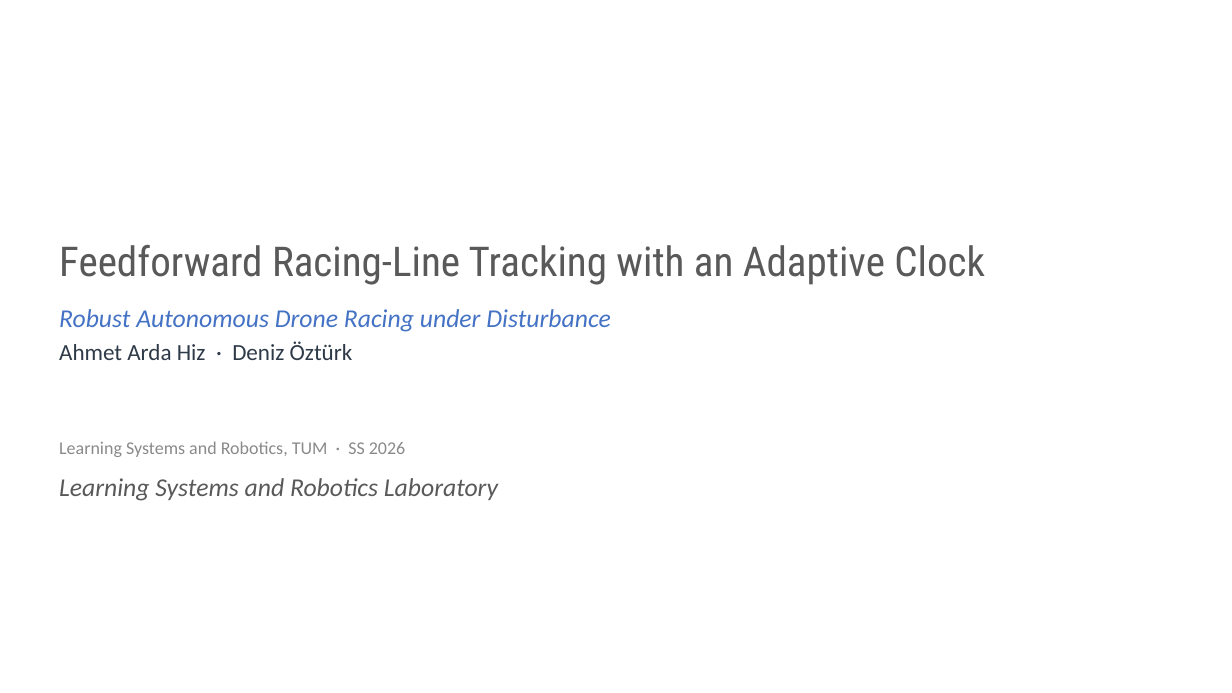
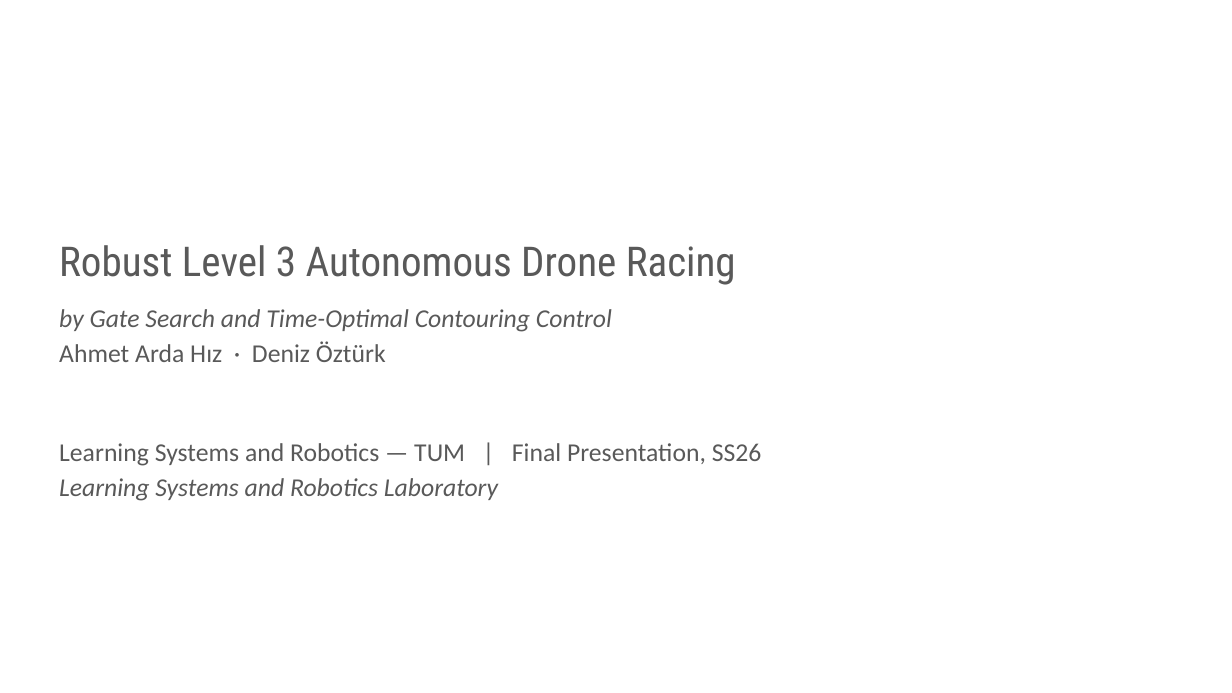
Before and after one commit to denizozturk95/lsy_drone_racing, a slide deck: slide 1 of report/ADR_Final_Presentation_ArdaHiz_DenizOeztuerk.pptx. Drawn at 1232x693 pixels with LibreOffice and Linux fonts; fonts in the diff are those of the drawing; background and template pictures are left out. Boxes give left, top, right and bottom in pixels: in the first picture for what was removed or moved away, otherwise in the second. Text is boxed around its words. In the diff, an @@ line names an element or a change of style, - is before the commit and + after.

Commit message:
Update final presentation deck (gate search + time-optimal MPCC)
Rebuilt from the LSY template: 11 slides, PID->MPCC recap with the
solver blocker, project-specific "our angle" slide, methodology
flowcharts, report figures + sim montage, v6 results table, and two
drone-flight video slots. Replaces the outdated v27-story deck.

```diff
--- a/report/ADR_Final_Presentation_ArdaHiz_DenizOeztuerk.pptx
+++ b/report/ADR_Final_Presentation_ArdaHiz_DenizOeztuerk.pptx
@@ title at (59, 245, 736, 285): text changed @@
-Feedforward Racing-Line Tracking with an Adaptive Clock
+Robust Level 3 Autonomous Drone Racing
@@ text at (59, 309, 612, 332): text changed; text colour #4472C4 to #595959 @@
-Robust Autonomous Drone Racing under Disturbance
+by Gate Search and Time-Optimal Contouring Control
@@ text at (59, 341, 386, 362): text changed; size 18 to 20 pt; text colour #2E3A48 to #595959 @@
-Ahmet Arda Hiz · Deniz Öztürk
+Ahmet Arda Hız · Deniz Öztürk
@@ text at (59, 443, 762, 466): text changed; size 14 to 20 pt; text colour #8A8A8A to #595959 @@
-Learning Systems and Robotics, TUM · SS 2026
+Learning Systems and Robotics — TUM | Final Presentation, SS26
```
Also in this commit, not shown: 10 slides added, 9 slides removed.
